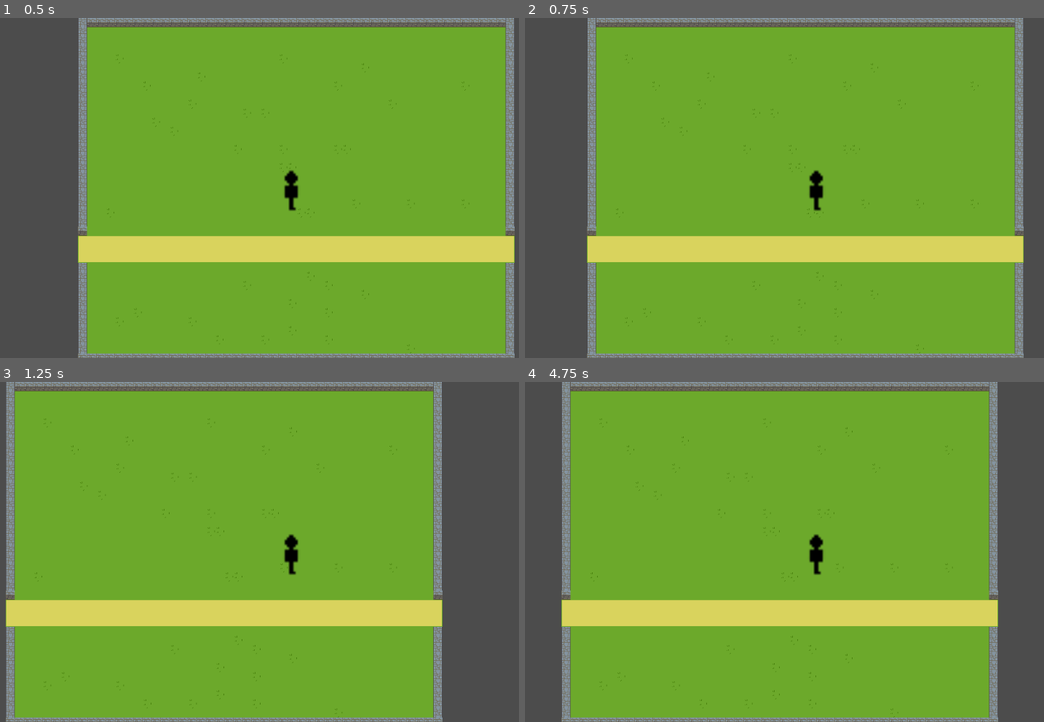
Above: before the commit, frames 1-4 (two rows, left to right).
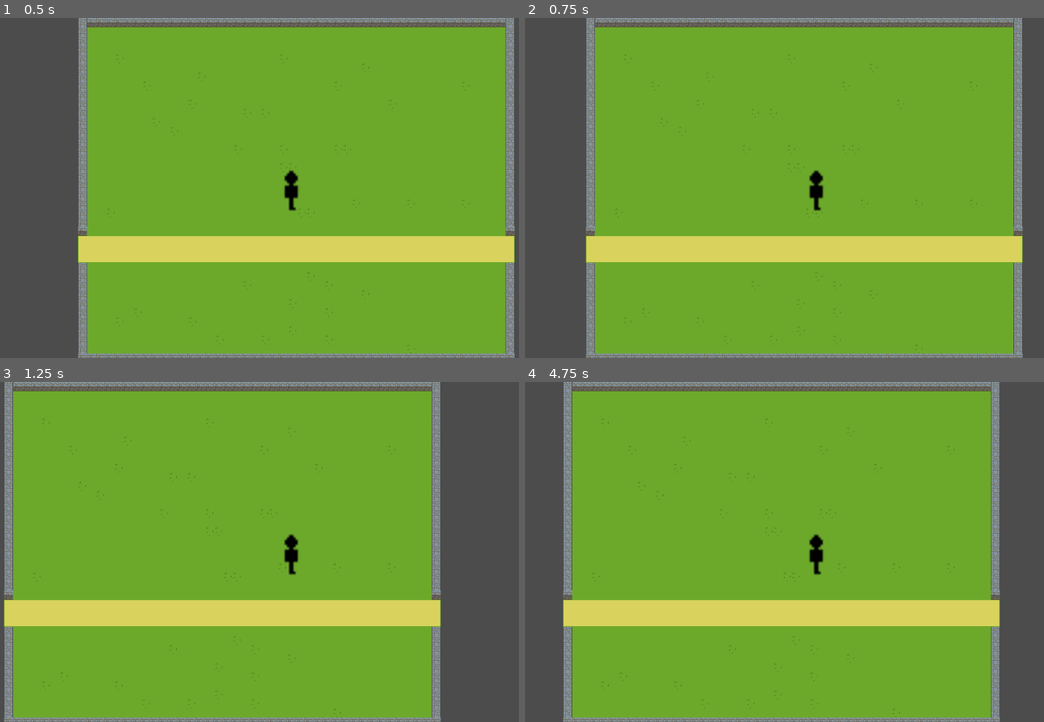
Above: after the commit, the same moments.

Repository: Narpas-Sword/It-s-a-Thing
Game: Godot game, scene res://player_move.tscn
The game is run twice, just before and just after one commit, with the same random seed, the same clock (stepped at 60 frames per second) and the same inputs.
Inputs:
- Up to frame 1 (0.5 s): no input
- Up to frame 2 (0.75 s): tap Enter at 0.5 s; hold D (right) from 0.53 s (still down)
- Up to frame 3 (1.25 s): keep holding D (right)
- Up to frame 4 (4.75 s): release D (right) at 1.28 s; hold S (down) 1.28-2.03 s; hold D (right) 2.03-2.78 s; hold W (up) 2.78-3.53 s; hold A (left) from 3.53 s (still down)

Frame 1 is identical in both runs. In frame 2, 3.0% of the frame differs, in the area x 11-97%, y 0-100%; in frame 3, 3.2%; in frame 4, 3.3%, in the area x 7-92%, y 0-100%.

Commit message:
Code cleanup

Diff:
--- a/thing/KinematicBody2D.gd
+++ b/thing/KinematicBody2D.gd
@@ -1,15 +1,18 @@
 extends KinematicBody2D
 
+const TICKRATE: int = 60
+
 # The player's movement speed in units per second. Set this instead of speed
-var movespeed = 200
-var speed = movespeed*60 # Multiplies the speed per second by 60 frames per second
+var movespeed: float = 200
+var speed: float = movespeed*TICKRATE # Multiplies the speed per second by the tickrate
+
 
 # Value between 0 and 1. Newton's first law; determines how fast the player's velocity changes. 0 means instantly, 1 means never
-var inertia = 0.8
+var inertia: float = 0.75
 
 # Vectors for us to do math on
-var velocity = Vector2(0, 0)
-var move_direction = Vector2(0,0)
+var velocity: Vector2 = Vector2(0, 0)
+var move_direction: Vector2 = Vector2(0,0)
 
 func _ready():
 	pass
